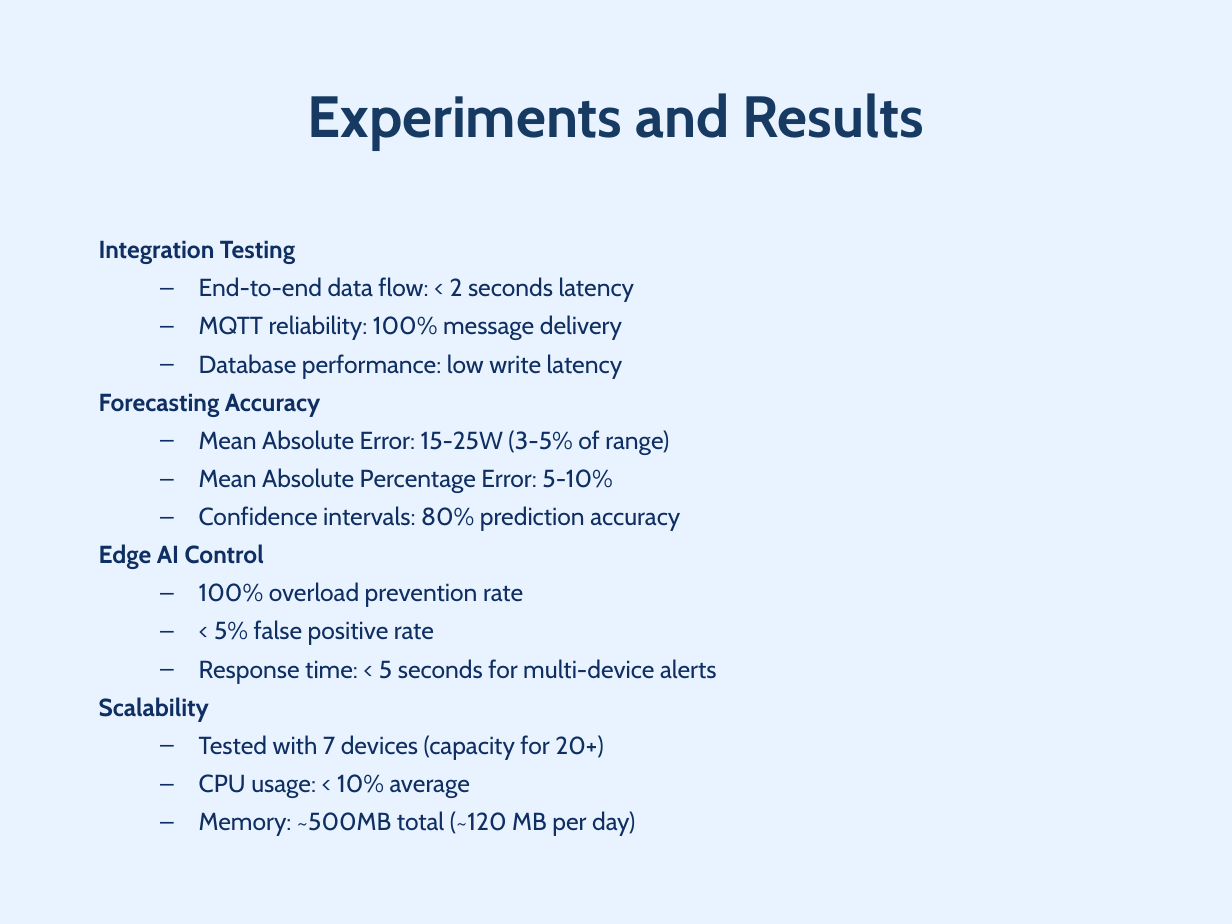
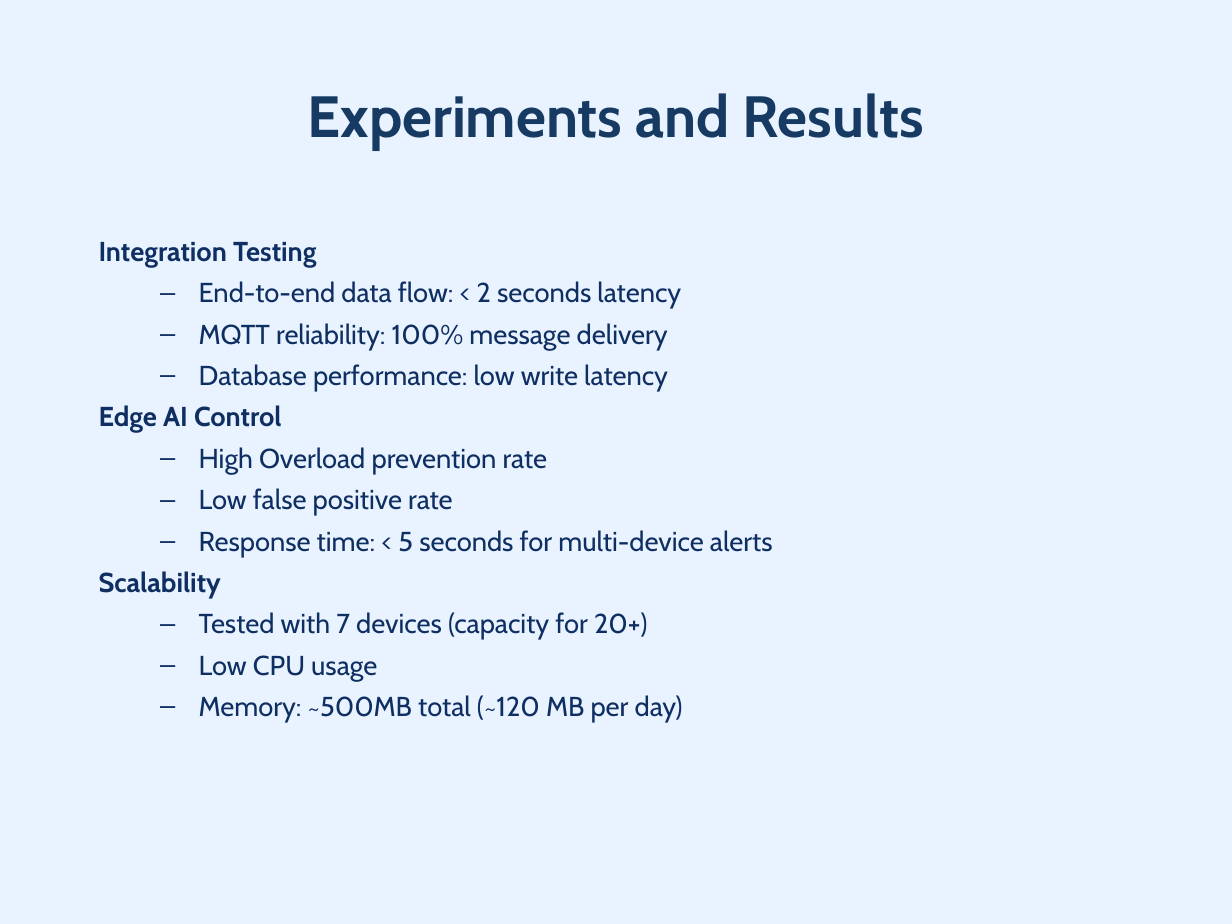
Before and after one commit to StanciuAlin/SmartHomeEnergyOptimizationAssistant, a slide deck: slide 7 of docs/Project_Presentation.pptx. Drawn at 1232x924 pixels with LibreOffice and Linux fonts; fonts in the diff are those of the drawing. Boxes give left, top, right and bottom in pixels: in the first picture for what was removed or moved away, otherwise in the second. Text is boxed around its words. In the diff, an @@ line names an element or a change of style, - is before the commit and + after.

```diff
--- a/docs/Project_Presentation.pptx
+++ b/docs/Project_Presentation.pptx
@@ text at bbox=[99, 242, 773, 722]: size 14.4 to 16 pt in "Integration Testing", "End-to-end data flow: < 2 seconds latency", "MQTT reliability: 100% message delivery", "Database performance: low write latency" and 5 more places @@
@@ text at bbox=[99, 393, 680, 531]: paragraphs removed @@
-Forecasting Accuracy
-  – Mean Absolute Error: 15-25W (3-5% of range)
-  – Mean Absolute Percentage Error: 5-10%
-  – Confidence intervals: 80% prediction accuracy
@@ text at bbox=[199, 447, 547, 515]: text changed; size 14.4 to 16 pt @@
-  – 100% overload prevention rate
-  – < 5% false positive rate
+  – High Overload prevention rate
+  – Low false positive rate
@@ text at bbox=[199, 655, 377, 681]: text changed; size 14.4 to 16 pt @@
-  – CPU usage: < 10% average
+  – Low CPU usage
```
Also in this commit, not shown: 2 other slides changed.
